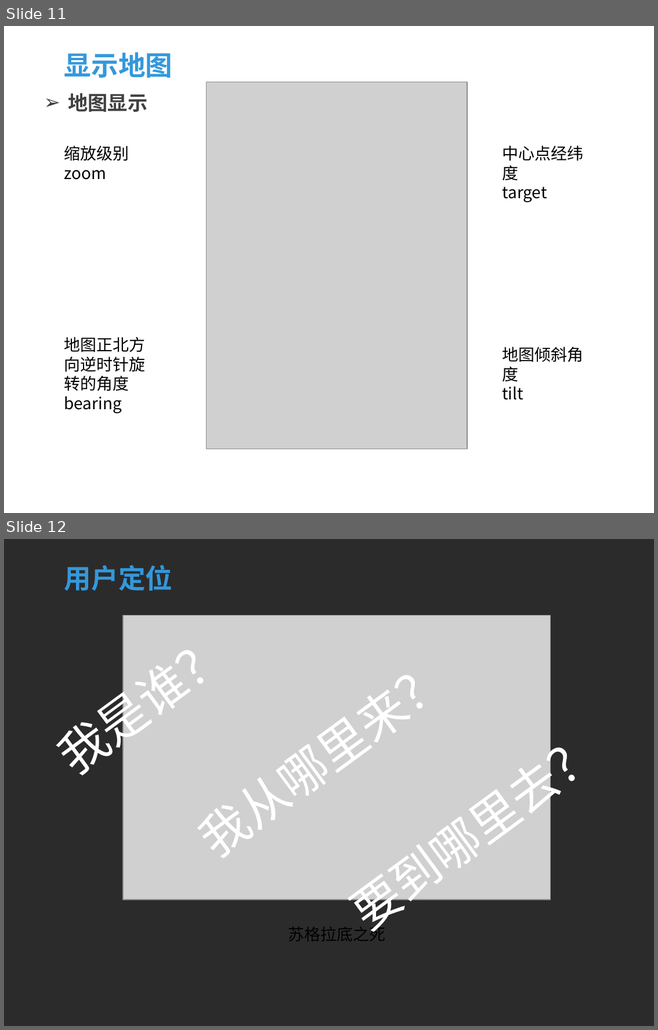
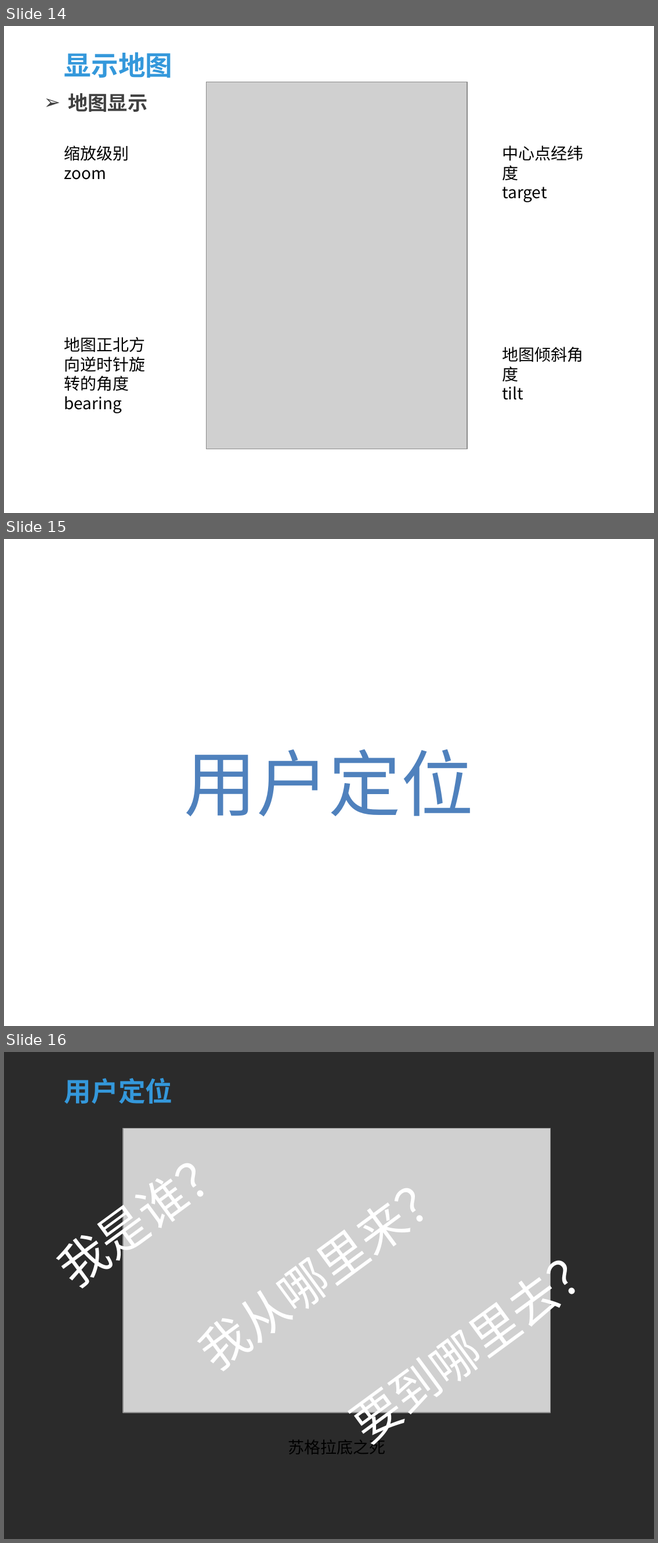
Before and after one commit to fifa0329/HelloAmap, a slide deck: 课程ppt/WP SDK开发指南1.pptx. Shown one above the other, each under a label of ours: slides 11 and 12 before the commit, slides 14, 15 and 16 after it. The pictures are 658x1030 and 658x1543 pixels, drawn with LibreOffice and Linux fonts; fonts in the diff are those of the drawing; grey boxes stand for pictures; background and template pictures are left out; a plain dark background stands for a picture behind light text. Boxes give left, top, right and bottom in pixels: in the first picture for what was removed or moved away, otherwise in the second. Text is boxed around its words. In the diff, an @@ line names an element or a change of style, - is before the commit and + after.

```diff
--- a/课程ppt/WP SDK开发指南1.pptx
+++ b/课程ppt/WP SDK开发指南1.pptx
@@ slide 15 added at (4, 539, 654, 1026), background picture (left out) @@
@@ text added at (184, 749, 473, 817), 80 pt, text #4F81BD @@
+用户定位
@@ what was slide 11 is now slide 14 @@
@@ what was slide 12 is now slide 16 @@
```
Also in this commit, not shown: 6 slides changed, 4 other slides added, 3 other files.
